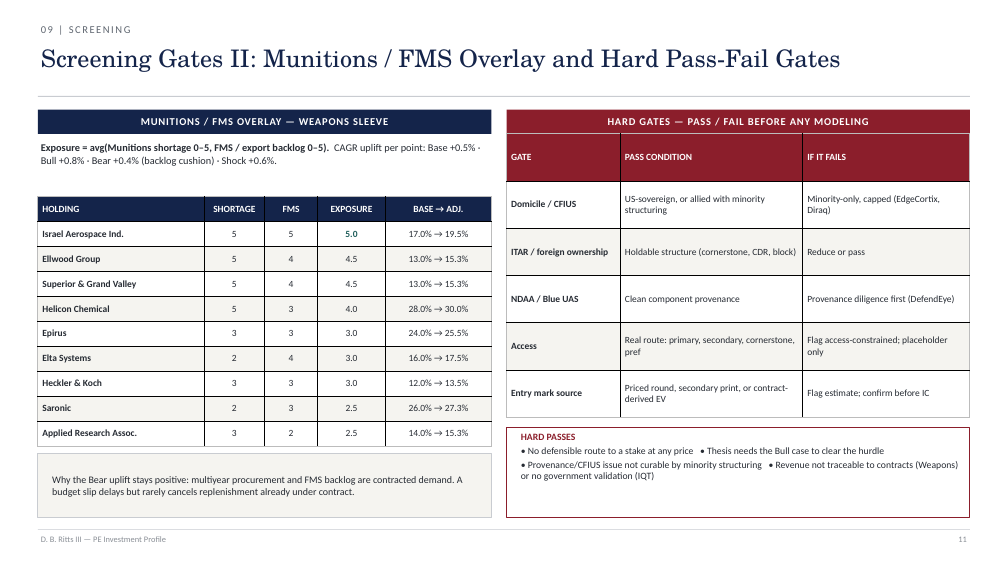
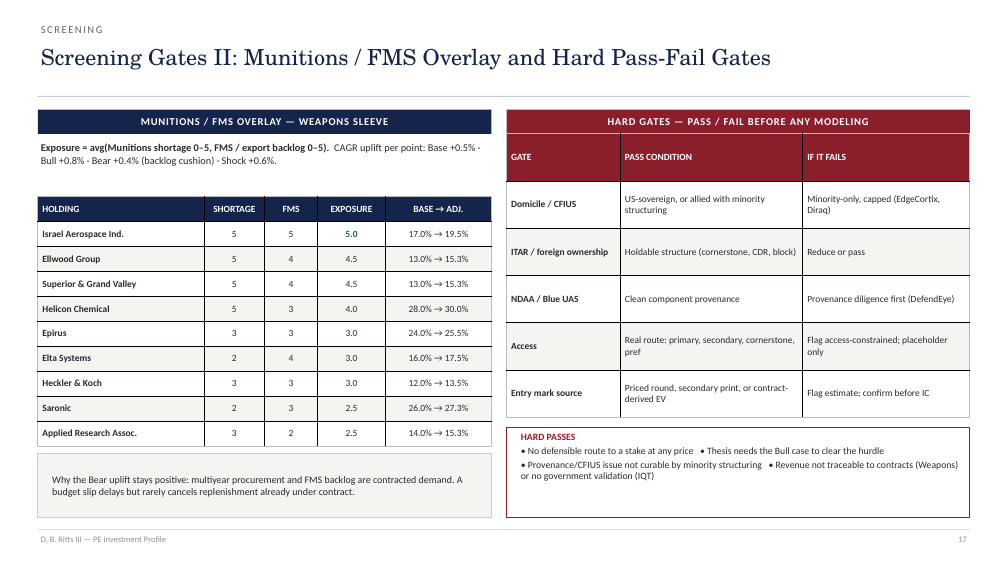
Before and after one commit to GoldmanRacks/Default, a slide deck: slide 17 of guides/D.B._Ritts_III_PE_Investment_Profile.pptx (slide 11 before the commit). Drawn at 1008x567 pixels with LibreOffice and Linux fonts; fonts in the diff are those of the drawing. Boxes give left, top, right and bottom in pixels: in the first picture for what was removed or moved away, otherwise in the second. Text is boxed around its words. In the diff, an @@ line names an element or a change of style, - is before the commit and + after.

```diff
--- a/guides/D.B._Ritts_III_PE_Investment_Profile.pptx
+++ b/guides/D.B._Ritts_III_PE_Investment_Profile.pptx
@@ text at (41,26,103,33): text changed @@
-09 | SCREENING
+SCREENING
@@ text "Screening Gates II: Munitions / ..." at (41,48,771,70): size 23 to 21 pt @@
```
Also in this commit, not shown: 20 other slides changed, 10 slides added, 4 other files.
